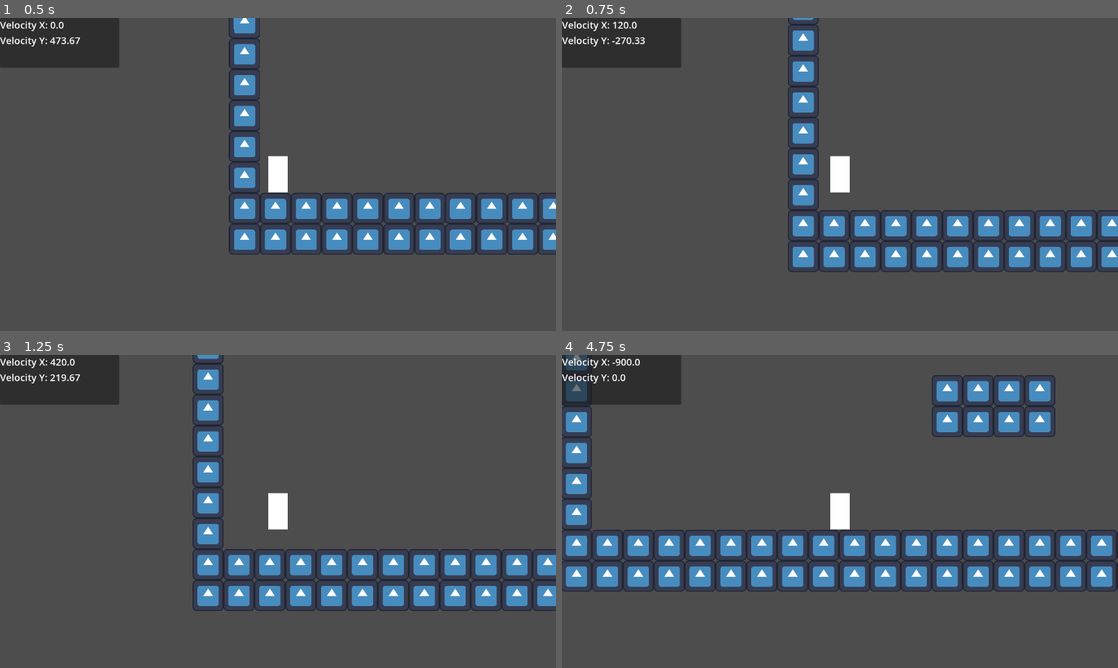
Above: before the commit, frames 1-4 (two rows, left to right).
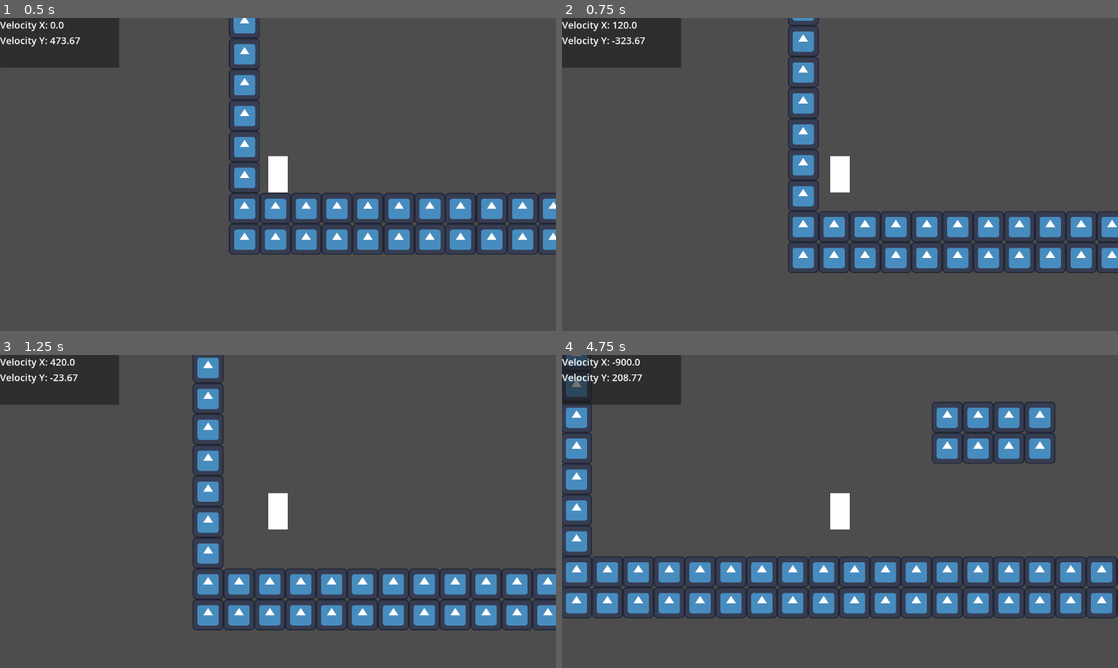
Above: after the commit, the same moments.

Repository: LitheFulminare/movimentos-explosoes-e-particulas
Game: Godot game, scene res://Game scenes/Prototyping.tscn
The game is run twice, just before and just after one commit, with the same random seed, the same clock (stepped at 60 frames per second) and the same inputs. The engine's default icon, where the game draws it, is replaced by a stand-in: a white triangle on a blue panel in a dark square.
Inputs:
- Up to frame 1 (0.5 s): no input
- Up to frame 2 (0.75 s): hold D (Right) from 0.53 s (still down); hold Space (Jump) from 0.53 s (still down)
- Up to frame 3 (1.25 s): keep holding D (Right); keep holding Space (Jump)
- Up to frame 4 (4.75 s): release Space (Jump) at 1.28 s; tap Shift (Dash) at 1.35, 3.6 s; tap Space (Jump) at 1.52, 1.55, 1.82, 2.85, 3.02, 3.32, 4.52, 4.55 s; release D (Right) at 2.03 s; hold A (Left) 2.03-2.78 s; hold Space (Jump) 2.03-2.78 s; tap F (Grappling Hook) at 2.1, 4.35 s; hold D (Right) 2.78-4.28 s; hold Space (Jump) 3.53-4.28 s; hold A (Left) from 4.28 s (still down)

Frame 1 is identical in both runs. In frame 2, 2.5% of the frame differs, in the area x 9-100%, y 0-82%; in frame 3, 13%; in frame 4, 19%, in the area x 0-100%, y 0-84%.

Commit message:
progress flying mechanic
holding jump buttons adds to the velocityY, but it's still not really working

Diff:
--- a/Godot Project/Components/Entity/movement_controller.gd
+++ b/Godot Project/Components/Entity/movement_controller.gd
@@ -37,6 +37,8 @@
 var is_dash_on_cooldown: bool = false
 var is_looking_right: bool = true
 
+var is_flying: bool = false
+
 var double_jump_active:bool = false
 
 @onready var base_walk_speed: float = maximum_walk_speed
@@ -66,7 +68,7 @@
 	character_body.move_and_slide()
 
 func fall_check(delta: float) -> void:
-	if !character_body.is_on_floor():
+	if !character_body.is_on_floor() && !is_flying:
 		character_body.velocity += character_body.get_gravity() * delta
 
 func input_check() -> void:
@@ -75,6 +77,9 @@
 			character_body.velocity.y = -jump_velocity
 		else:
 			fly()
+
+	if Input.is_action_just_released("Jump"):
+		is_flying = false
 
 	if Input.is_action_just_released("Jump"):
 		character_body.velocity.y *= jump_release_deceleration
@@ -98,7 +103,12 @@
 		print("player pressed left")
 
 func fly() -> void:
-	print("player is flying")
+	is_flying = true
+
+	if (character_body.velocity.y < flying_vertical_speed):
+		character_body.velocity.y += acceleration
+
+	else: character_body.velocity.y = flying_vertical_speed
 
 func dash() -> void:
 	is_dashing = true
